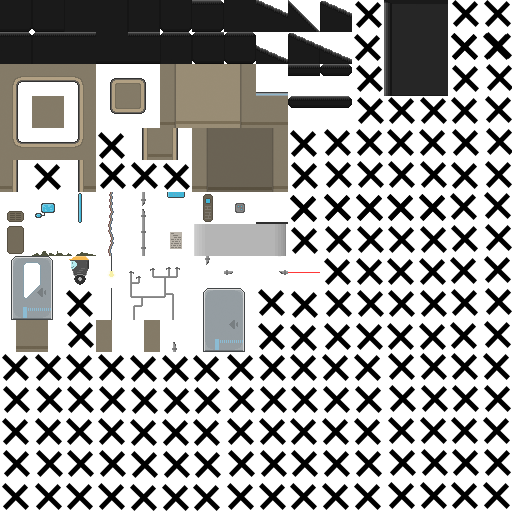
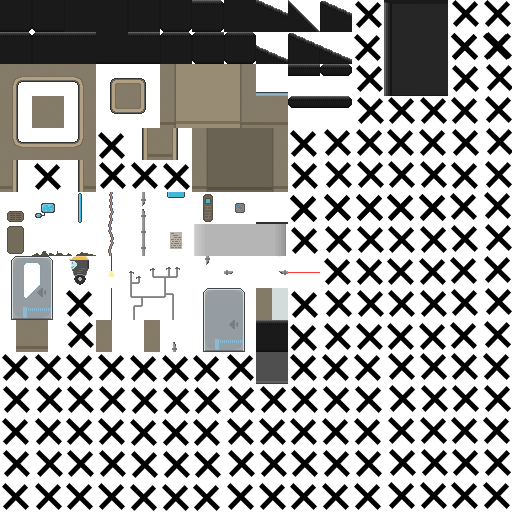
Two versions of the same layered image (w=512, h=512). Layer-by-layer changes:
added layer "Layer 35" above "Layer 34" over (256, 303, 288, 384)
painted on "Layer 34" over (256, 288, 288, 384)
